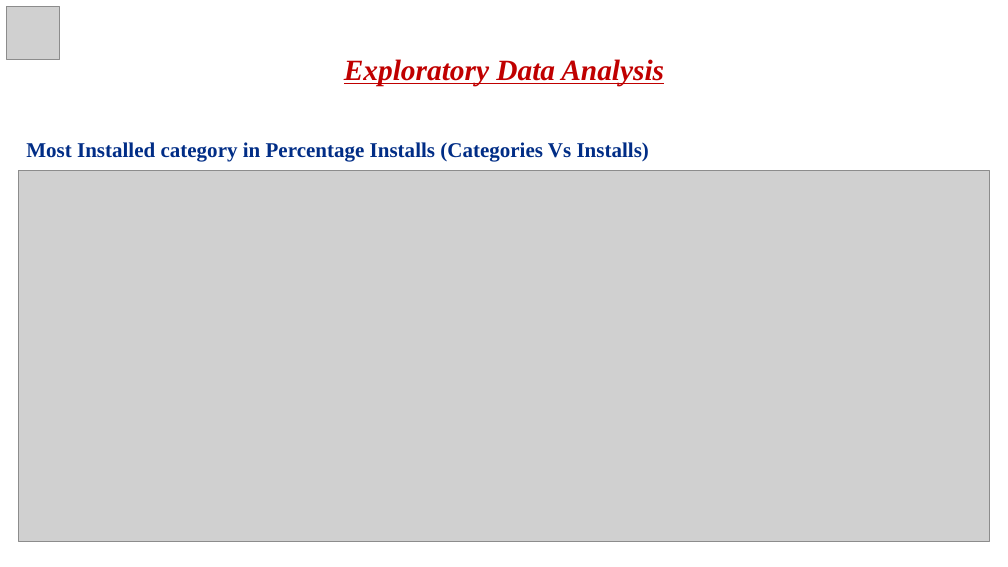
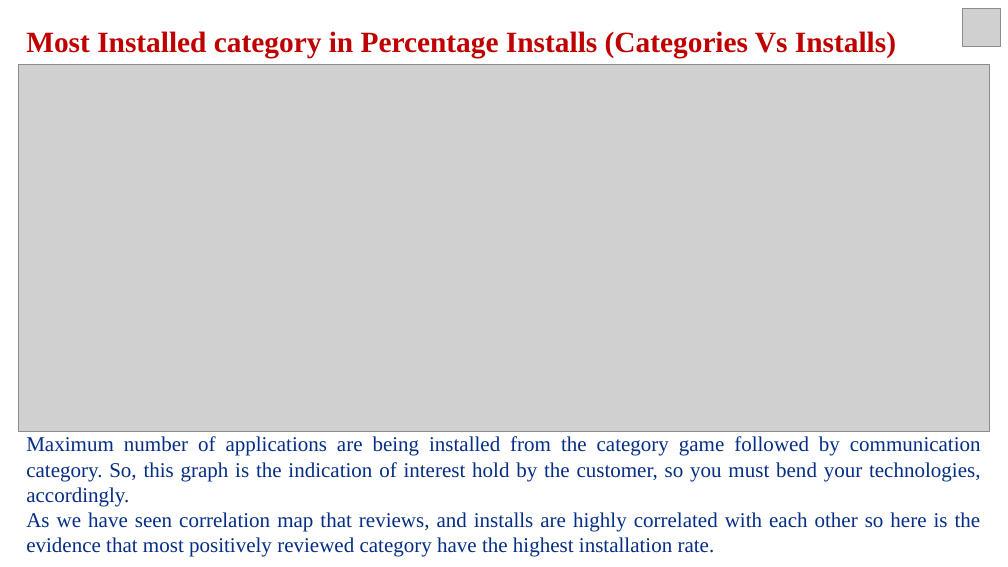
Before and after one commit to vivek16pawar/EDA-CAPSTONE, a slide deck: slide 10 of EDA_Presentation.pptx (slide 16 before the commit). Drawn at 1008x567 pixels with LibreOffice and Linux fonts; fonts in the diff are those of the drawing; grey boxes stand for pictures. Boxes give left, top, right and bottom in pixels: in the first picture for what was removed or moved away, otherwise in the second. Text is boxed around its words. In the diff, an @@ line names an element or a change of style, - is before the commit and + after.

```diff
--- a/EDA_Presentation.pptx
+++ b/EDA_Presentation.pptx
@@ picture removed at (7, 6, 60, 59) @@
@@ text "Most Installed category in Percentage ...": place and size @@
-text "Most Installed category in Percentage ..." at (26, 59, 664, 162)
+text "Most Installed category in Percentage ..." at (26, 31, 981, 557)
@@ picture added at (963, 8, 1001, 47) @@
@@ text at (26, 31, 896, 58): size 20 to 28 pt, text colour gradient #012D86 to #0E2557 to #C00000 in "Most Installed category in Percentage Installs (Categories ..."; line spacing 1.5 to 1 @@
@@ text at (344, 59, 664, 86): paragraph removed @@
-Exploratory Data Analysis
@@ picture: place and size @@
-picture at (19, 171, 990, 541)
+picture at (19, 65, 990, 432)
@@ text at (26, 436, 981, 557): paragraphs added @@
+Maximum number of applications are being installed from the category game followed by communication category. So, this graph is the indication of interest hold by the customer, so you must bend your technologies, accordingly.
+As we have seen correlation map that reviews, and installs are highly correlated with each other so here is the evidence that most positively reviewed category have the highest installation rate.
```
Also in this commit, not shown: 8 other slides changed, 13 slides added, 19 slides removed.
